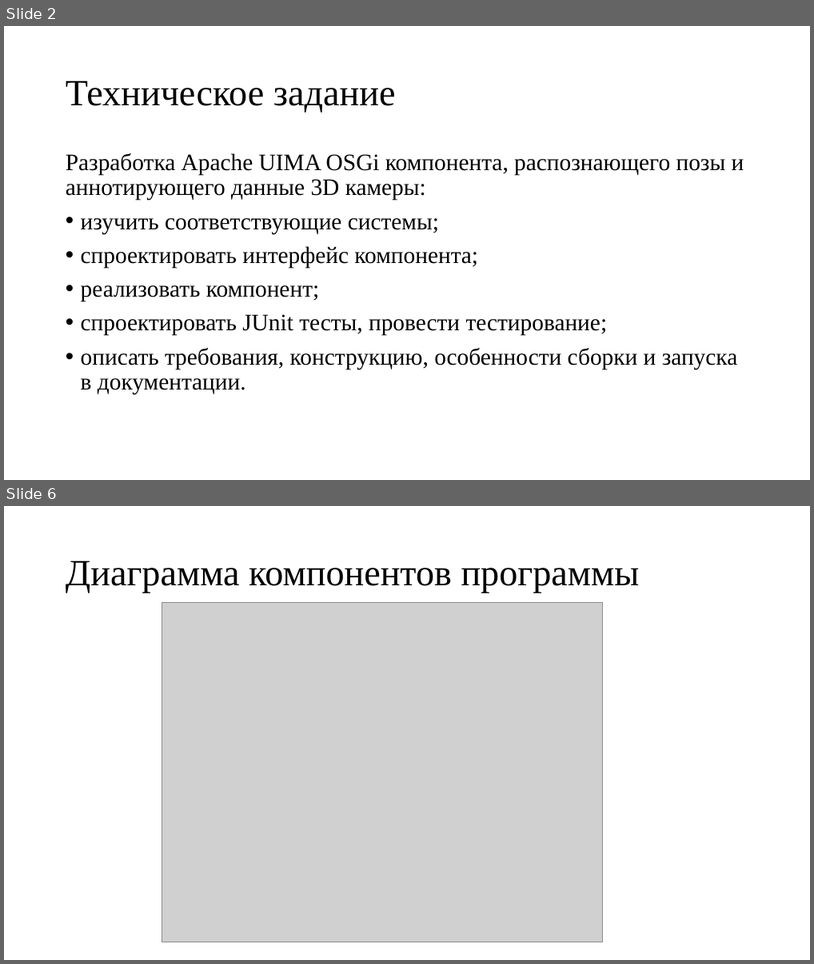
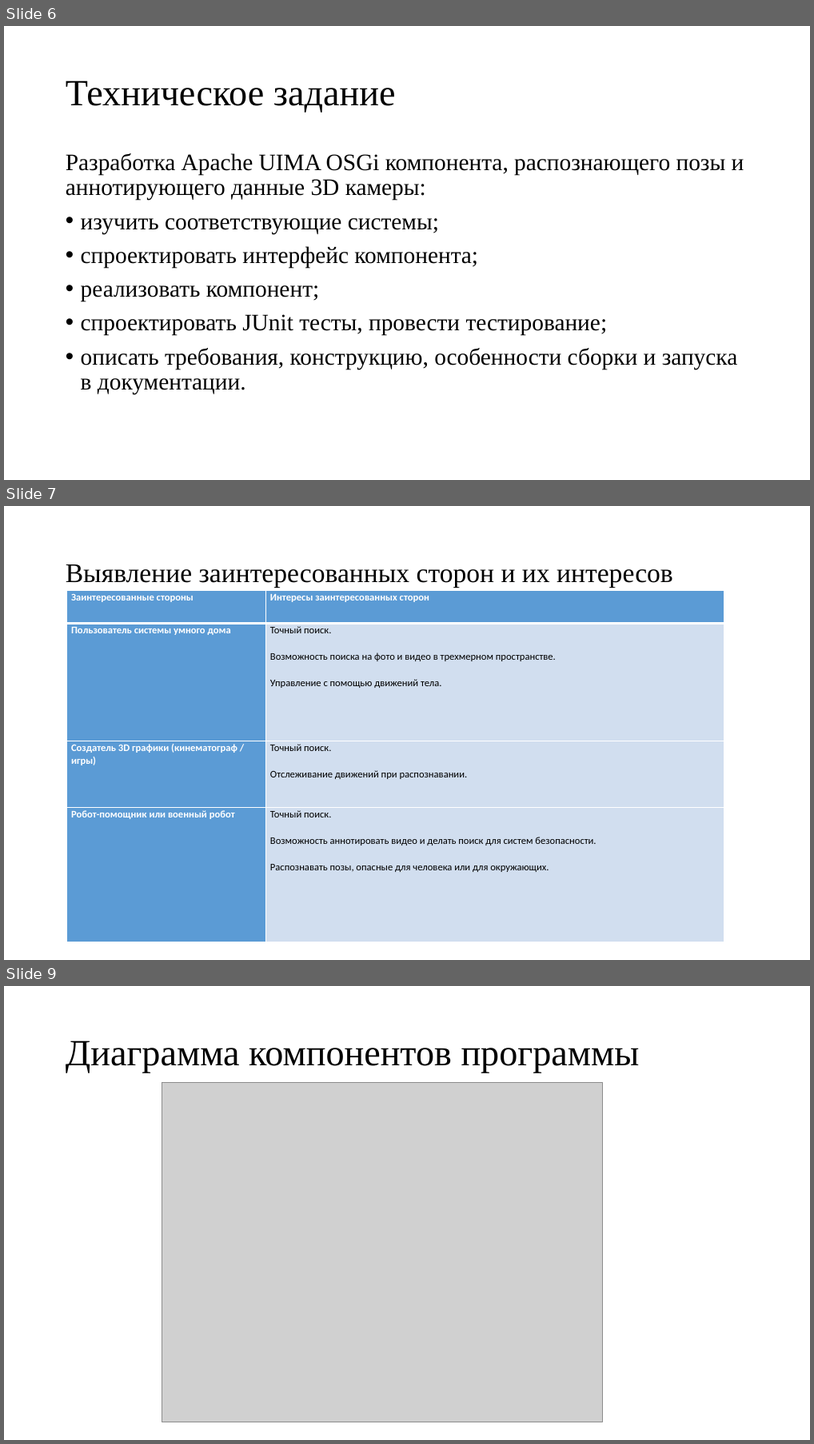
Before and after one commit to BolshakovUltraGod/PosesCapture, a slide deck: Programms/poses_capture/Poses.pptx. Shown one above the other, each under a label of ours: slides 2 and 6 before the commit, slides 6, 7 and 9 after it; the slides between them are not shown. The pictures are 814x964 and 814x1444 pixels, drawn with LibreOffice and Linux fonts; fonts in the diff are those of the drawing; grey boxes stand for pictures. Boxes give left, top, right and bottom in pixels: in the first picture for what was removed or moved away, otherwise in the second. Text is boxed around its words. In the diff, an @@ line names an element or a change of style, - is before the commit and + after.

```diff
--- a/Programms/poses_capture/Poses.pptx
+++ b/Programms/poses_capture/Poses.pptx
@@ slide 7 added at (4, 506, 810, 960), background #FFFFFF @@
@@ title added at (66, 564, 674, 588), 32 pt, text #000000 @@
+Выявление заинтересованных сторон и их интересов
@@ table added at (67, 591, 725, 941), 4 rows, 2 columns @@
+Заинтересованные стороны | Интересы заинтересованных сторон
+Пользователь системы умного дома | Точный поиск. / Возможность поиска на фото и видео в трехмерном пространстве. / Управление с помощью движений тела.
+Создатель 3D графики (кинематограф / игры) | Точный поиск. / Отслеживание движений при распознавании.
+Робот-помощник или военный робот | Точный поиск. / Возможность аннотировать видео и делать поиск для систем безопасности. / Распознавать позы, опасные для человека или для окружающих.
@@ what was slide 2 is now slide 6 @@
@@ what was slide 6 is now slide 9 @@
```
Also in this commit, not shown: 3 other slides added, 1 other file.
